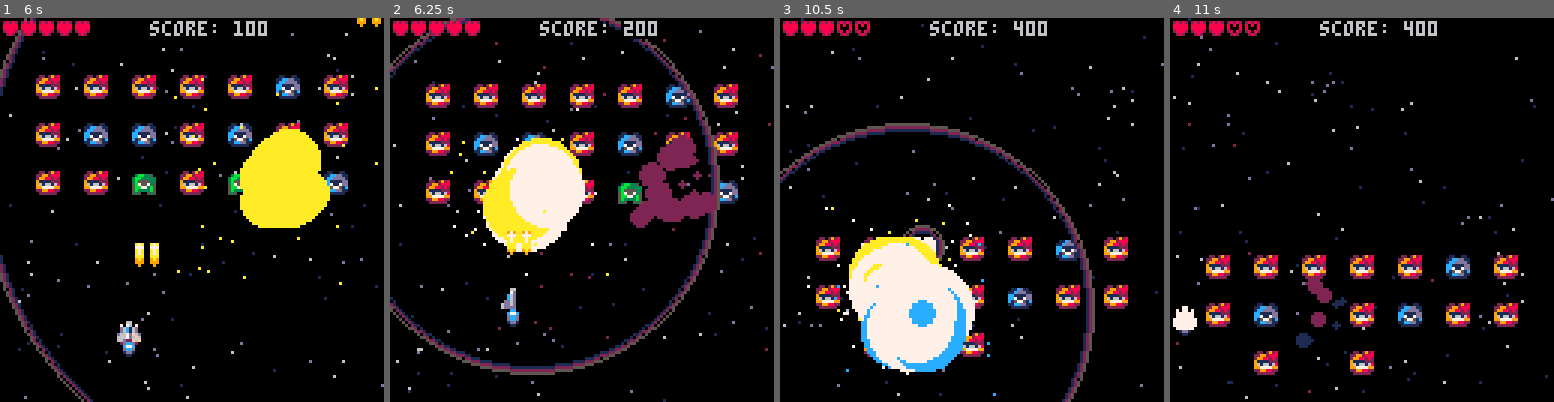
Above: before the commit, frames 1-4 (left to right).
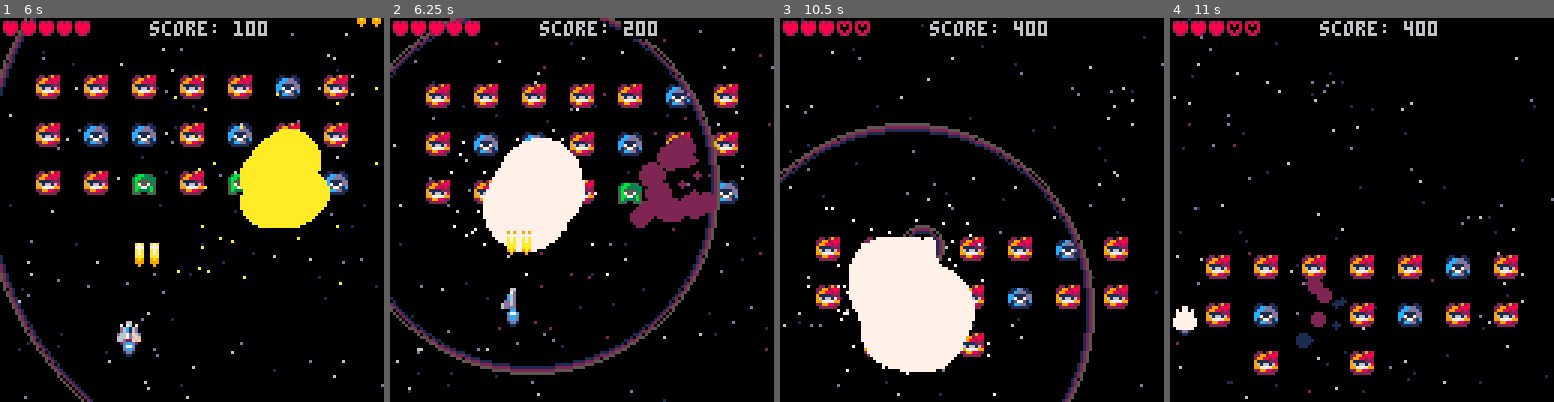
Above: after the commit, the same moments.

Repository: jimmac/pico-shed
Game: PICO-8 cartridge shmup.p8
Same seed, same stepped clock (60 frames per second), same inputs: the game is played once before the commit and once after it.
Inputs:
- Up to frame 1 (6 s): tap O (Z key) at 0.33, 0.7, 1.43, 2.22, 3.1, 3.98, 4.87, 5.75 s; tap X (X key) at 1.07, 2.07, 2.4, 2.73, 3.07, 3.4, 3.73, 4.07, 4.4, 4.73, 5.07, 5.4, 5.73 s; hold Left 1.97-2.37 s; hold Down 2.42-2.82 s; hold Right 2.87-3.53 s; hold Up 3.58-4.08 s; hold Right 4.13-4.53 s; hold Down 4.58-5.08 s; hold Left 5.13-5.8 s; hold Up from 5.85 s (still down)
- Up to frame 2 (6.25 s): tap X (X key) at 6.07 s; release Up at 6.18 s; hold Left from 6.23 s (still down)
- Up to frame 3 (10.5 s): tap X (X key) every 0.33 s from 6.4 to 10.4 s; release Left at 6.63 s; tap O (Z key) every 0.88 s from 6.63 to 10.17 s; hold Down 6.68-7.08 s; hold Right 7.13-7.8 s; hold Up 7.85-8.35 s; hold Right 8.4-8.8 s; hold Down 8.85-9.35 s; hold Left 9.4-10.07 s; hold Up 10.12-10.45 s
- Up to frame 4 (11 s): hold Left 10.5-10.9 s; tap X (X key) at 10.73 s; hold Down from 10.95 s (still down)

Frame 1 is identical in both runs. In frame 2, 1.8% of the frame differs, in the area x 15-58%, y 31-68%; in frame 3, 2.2%, in the area x 13-57%, y 49-99%; in frame 4, nothing differs.

Commit message:
light explosion

Diff:
--- a/shmup.p8
+++ b/shmup.p8
@@ -245,7 +245,7 @@
 	local colors={}
 	colors["generic"]={7,10,9,8,2}
 	colors["player"]={7,12,14,13,1}
-	if age<8 then
+	if age<10 then
 		c=colors[kind][1]
 	elseif age<=15 then
 		c=colors[kind][2]
